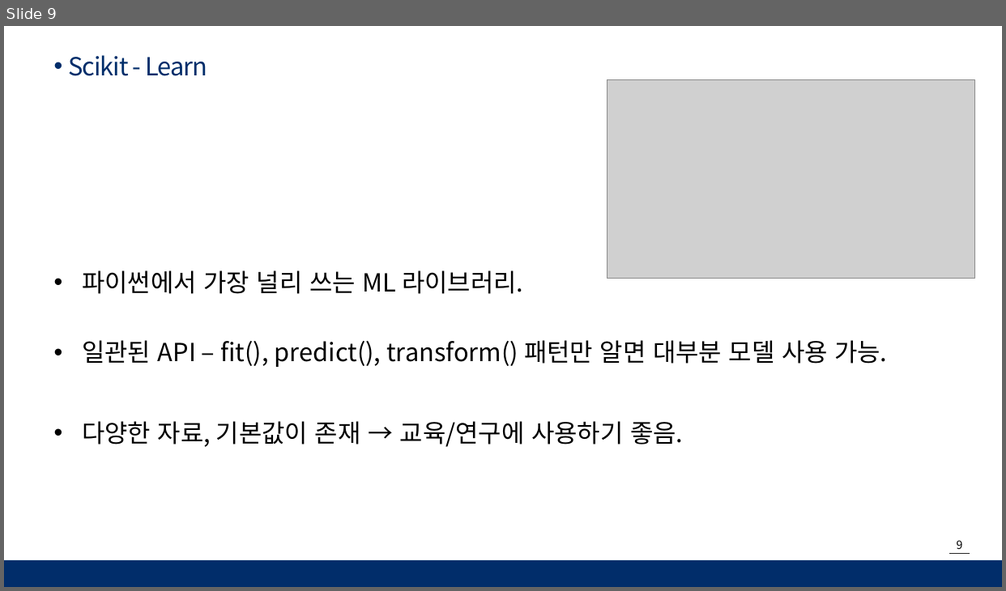
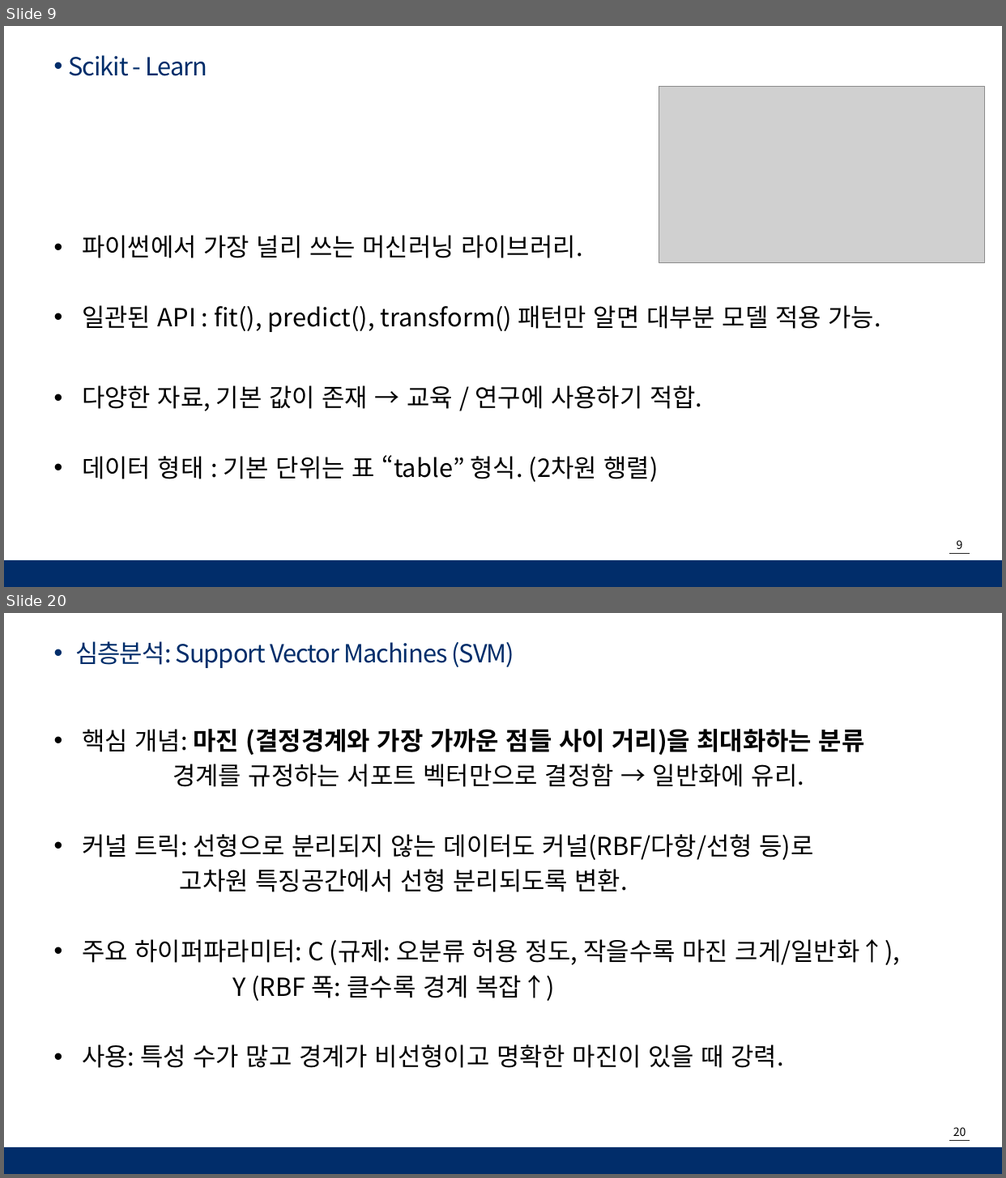
Before and after one commit to moonjanghyun/numpy, a slide deck: 머신러닝 _ MJH.pptx. Shown one above the other, each under a label of ours: slide 9 before the commit, slides 9 and 20 after it; the slides between them are not shown. The pictures are 1006x591 and 1006x1178 pixels, drawn with LibreOffice and Linux fonts; fonts in the diff are those of the drawing; grey boxes stand for pictures; background and template pictures are left out. Boxes give left, top, right and bottom in pixels: in the first picture for what was removed or moved away, otherwise in the second. Text is boxed around its words. In the diff, an @@ line names an element or a change of style, - is before the commit and + after.

```diff
--- a/머신러닝 _ MJH.pptx
+++ b/머신러닝 _ MJH.pptx
@@ slide 20 added at [4,613,1002,1174], background #FFFFFF; not listed: 3 template elements that a slide beside it also shows @@
@@ text added at [75,641,514,668], 24 pt, text #012D6A @@
+• 심층분석: Support Vector Machines (SVM)
@@ text added at [82,729,901,1068], 24 pt, text #000000 @@
+• 핵심 개념: 마진 (결정경계와 가장 가까운 점들 사이 거리)을 최대화하는 분류
+경계를 규정하는 서포트 벡터만으로 결정함 → 일반화에 유리.
+• 커널 트릭: 선형으로 분리되지 않는 데이터도 커널(RBF/다항/선형 등)로
+고차원 특징공간에서 선형 분리되도록 변환.
+• 주요 하이퍼파라미터: C (규제: 오분류 허용 정도, 작을수록 마진 크게/일반화↑),
+Y (RBF 폭: 클수록 경계 복잡↑)
+• 사용: 특성 수가 많고 경계가 비선형이고 명확한 마진이 있을 때 강력.
@@ slide 9 changed as well @@
@@ picture: place and size @@
-picture at [607,80,975,278]
+picture at [659,87,986,263]
@@ text at [82,235,880,482]: text changed @@
-• 파이썬에서 가장 널리 쓰는 ML 라이브러리.
-• 일관된 API – fit(), predict(), transform() 패턴만 알면 대부분 모델 사용 가능.
-• 다양한 자료, 기본값이 존재 → 교육/연구에 사용하기 좋음.
+• 파이썬에서 가장 널리 쓰는 머신러닝 라이브러리.
+• 일관된 API : fit(), predict(), transform() 패턴만 알면 대부분 모델 적용 가능.
+• 다양한 자료, 기본 값이 존재 → 교육 / 연구에 사용하기 적합.
+• 데이터 형태 : 기본 단위는 표 “table” 형식. (2차원 행렬)
```
Also in this commit, not shown: 6 other slides changed, 13 other slides added.
